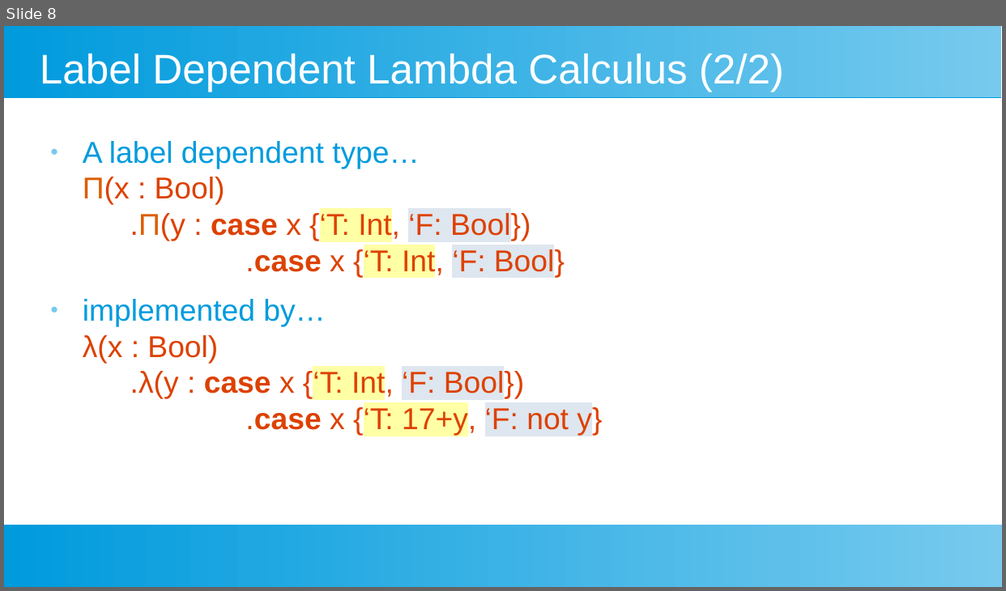
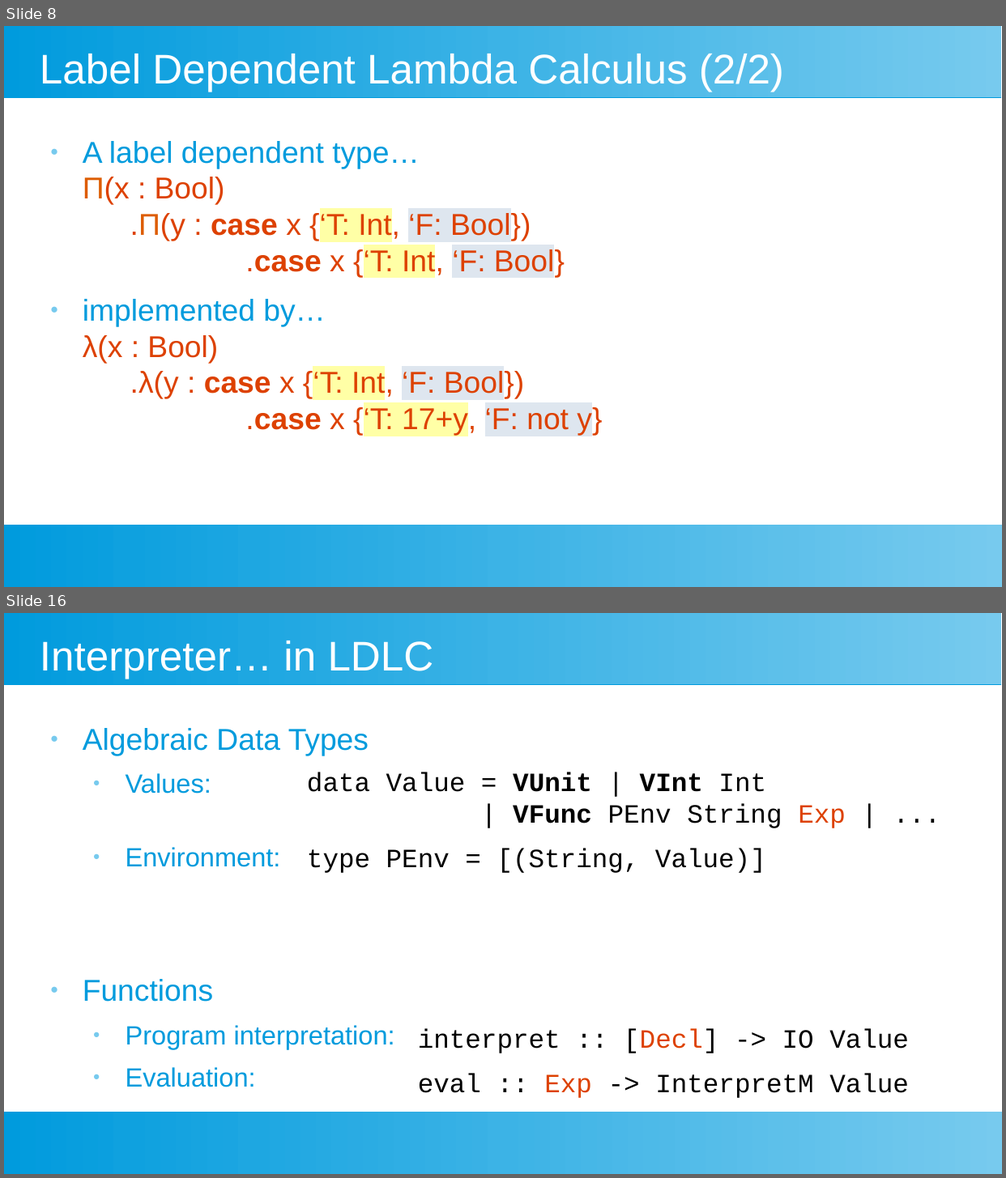
Before and after one commit to leyhline/mastersthesis, a slide deck: presentation.odp. Shown one above the other, each under a label of ours: slide 8 before the commit, slides 8 and 16 after it; the slides between them are not shown. The pictures are 1006x591 and 1006x1178 pixels, drawn with LibreOffice and Linux fonts; fonts in the diff are those of the drawing. Boxes give left, top, right and bottom in pixels: in the first picture for what was removed or moved away, otherwise in the second. Text is boxed around its words. In the diff, an @@ line names an element or a change of style, - is before the commit and + after.

```diff
--- a/presentation.odp
+++ b/presentation.odp
@@ slide 16 added at [4,613,1002,1174], background #FFFFFF; not listed: 2 template elements that a slide beside it also shows @@
@@ title added at [40,641,434,679], 33 pt, text #FFFFFF @@
+Interpreter… in LDLC
@@ text added at [83,728,395,1088], 21 pt, text #009BDD @@
+● Algebraic Data Types
+  ● Values:
+  ● Environment:
+● Functions
+  ● Program interpretation:
+  ● Evaluation:
@@ text added at [307,772,909,1098], 21 pt, text #000000 @@
+data Value = VUnit | VInt Int
+| VFunc PEnv String Exp | ...
+type PEnv = [(String, Value)]
+interpret :: [Decl] -> IO Value
+eval :: Exp -> InterpretM Value
```
Also in this commit, not shown: 1 slide changed, 11 other slides added.
